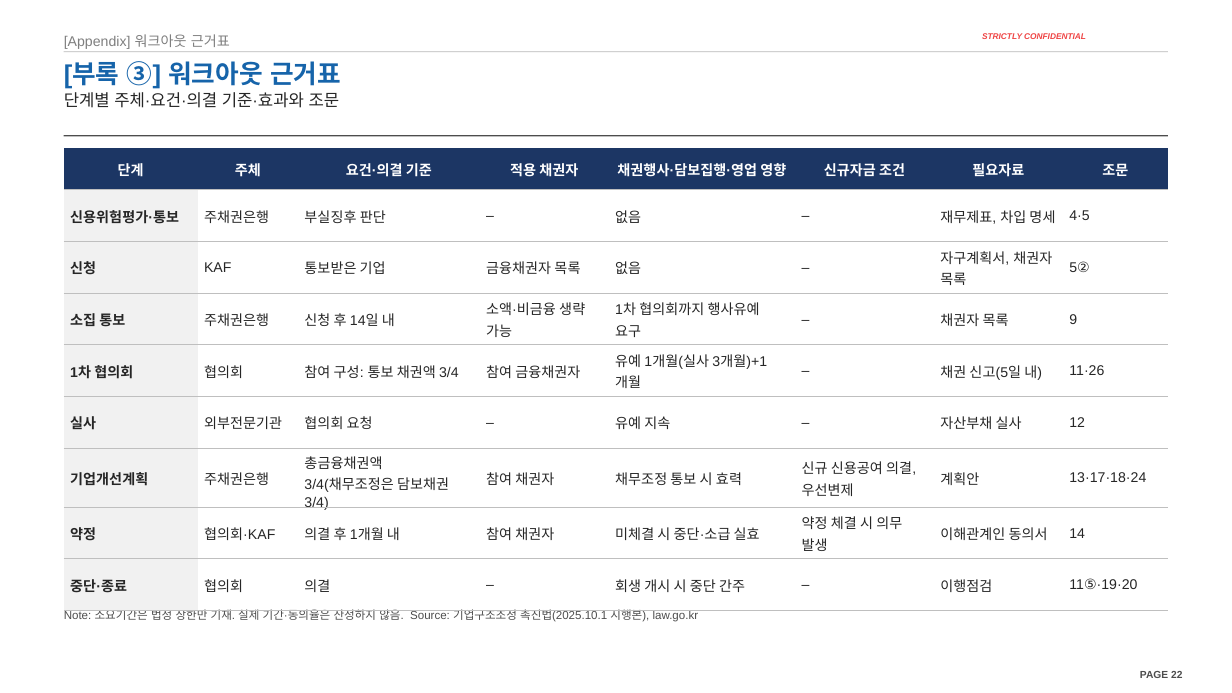
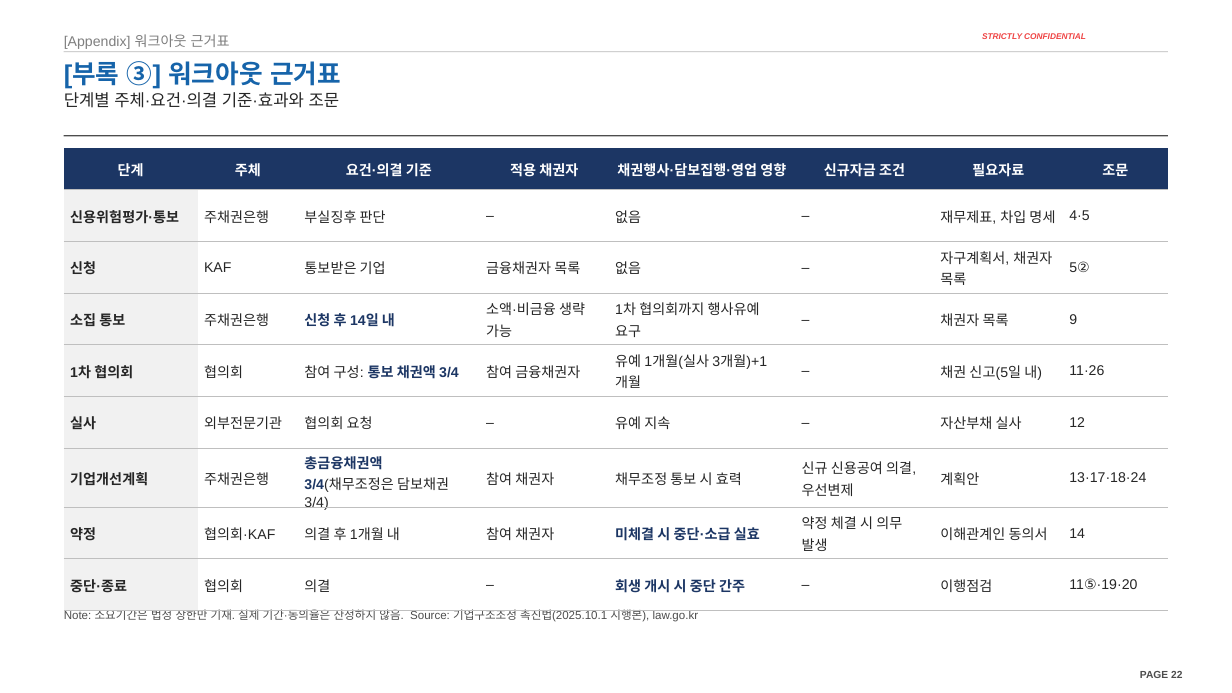
Before and after one commit to jogyesung/GS-Secretary, a slide deck: slide 22 of outputs/CIP_KAF_솔리드_자금조달차질_시나리오_20261118.pptx. Drawn at 1232x693 pixels with LibreOffice and Linux fonts; fonts in the diff are those of the drawing; background and template pictures are left out. Boxes give left, top, right and bottom in pixels: in the first picture for what was removed or moved away, otherwise in the second. Text is boxed around its words. In the diff, an @@ line names an element or a change of style, - is before the commit and + after.

```diff
--- a/outputs/CIP_KAF_솔리드_자금조달차질_시나리오_20261118.pptx
+++ b/outputs/CIP_KAF_솔리드_자금조달차질_시나리오_20261118.pptx
@@ table at (x1=64, y1=148, x2=1170, y2=604) @@
@@ text colour #262626 to #1C3664, bold on in "신청 후 14일 내", "통보 채권액 3/4", "총금융채권액 3/4(채무조정은", "미체결 시 중단·소급 실효" and 1 more places @@
```
Also in this commit, not shown: 7 other slides changed, 1 other file.
